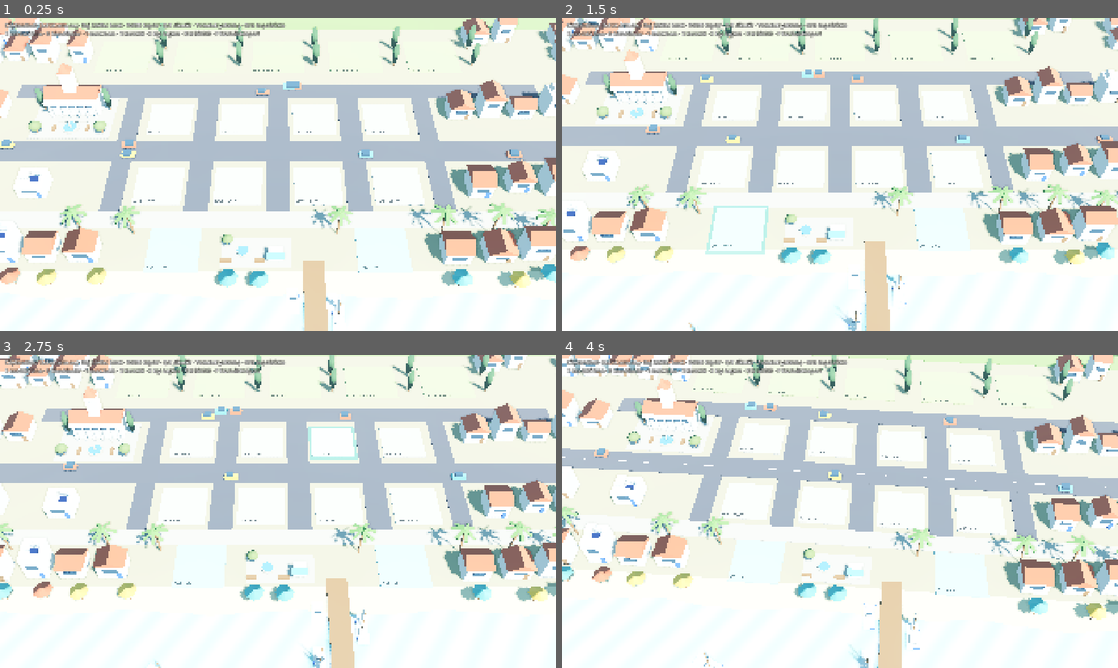
Above: before the commit, frames 1-4 (two rows, left to right).
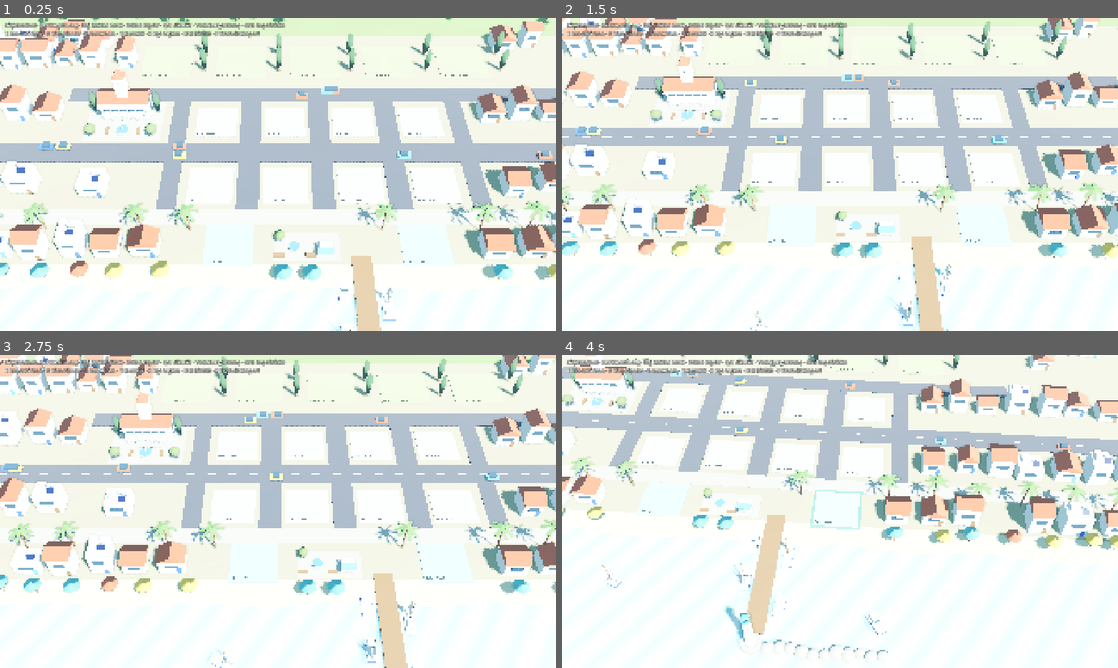
Above: after the commit, the same moments.

Repository: isikramazanoglu/antalya-2040
Game: Godot game, scene res://scenes/dev/CitySandbox.tscn
Two runs of this game, one before a commit and one after it. Both use one fixed random seed, a clock stepped at 60 frames per second and the inputs below. This scene is started directly instead of the project's main scene.
Inputs (mouse positions are in pixels of both pictures, inside the frame that each line leads up to):
- Up to frame 1 (0.25 s): no input
- Up to frame 2 (1.5 s): tap Enter at 0.5 s; move the mouse to (962, 158) at 0.52 s; tap S (cam_back) at 0.6 s; click (962, 158) at 0.67 s; drag from (728, 190) to (812, 237) at 1.27 s
- Up to frame 3 (2.75 s): move the mouse to (333, 442) at 2.02 s; tap A (cam_left) at 2.1 s; click (333, 442) at 2.17 s
- Up to frame 4 (4 s): drag from (812, 574) to (673, 464) at 2.77 s; move the mouse to (1006, 558) at 3.52 s; tap Q (cam_rotate_left) at 3.6 s; click (1006, 558) at 3.67 s

The runs differ from the first frame. In frame 1, 35% of the frame differs, in the area x 0-100%, y 0-100%; in frame 2, 34%; in frame 3, 34%; in frame 4, 42%.

Commit message:
world: seçilen arsayı panellerin arkasından çıkaran kamera, açılış kadrajı
- CameraRig.bring_into_view: arsa ekranın güvenli alanı (safe_area) dışındaysa kamera yumuşakça kayar
- CityWorld seçimden sonra çağırır; inşaat paneli, sol kaynak paneli ve alt çubuk arsayı kapatmaz
- Açılış kadrajı sol panel payı kadar sağa kaydırıldı, biraz uzaklaştırıldı

Co-Authored-By: Claude Opus 5.5 <noreply@anthropic.com>

Diff:
--- a/scenes/world/CameraRig.tscn
+++ b/scenes/world/CameraRig.tscn
@@ -9,7 +9,7 @@
 transform = Transform3D(1, 0, 0, 0, 0.642788, 0.766044, 0, -0.766044, 0.642788, 0, 0, 0)
 
 [node name="Camera3D" type="Camera3D" parent="Pitch"]
-transform = Transform3D(1, 0, 0, 0, 1, 0, 0, 0, 1, 0, 0, 70)
+transform = Transform3D(1, 0, 0, 0, 1, 0, 0, 0, 1, 0, 0, 74)
 current = true
 fov = 32.0
 near = 0.5
--- a/scenes/world/CityWorld.tscn
+++ b/scenes/world/CityWorld.tscn
@@ -77,7 +77,7 @@
 directional_shadow_max_distance = 160.0
 
 [node name="CameraRig" parent="." instance=ExtResource("2_CameraRig")]
-transform = Transform3D(1, 0, 0, 0, 1, 0, 0, 0, 1, 0, 0, 0)
+transform = Transform3D(1, 0, 0, 0, 1, 0, 0, 0, 1, -6, 0, 0)
 
 [node name="Terrain" type="StaticBody3D" parent="."]
 collision_mask = 0
--- a/scripts/world/camera_rig.gd
+++ b/scripts/world/camera_rig.gd
@@ -15,6 +15,9 @@
 ## Yumuşatma hızı; büyüdükçe kamera hedefe daha çabuk varır.
 @export var smoothing := 8.0
 @export var drag_sensitivity := 0.0022
+## Ekranın arayüz panellerince kapatılmayan kısmı (oran olarak x, y, genişlik, yükseklik).
+## Seçilen arsa bunun dışında kalırsa kamera onu içeri kaydırır.
+@export var safe_area := Rect2(0.23, 0.1, 0.48, 0.76)
 
 @onready var _camera: Camera3D = $Pitch/Camera3D
 
@@ -67,6 +70,29 @@
 	_target_pos = Vector3(point.x, position.y, point.z)
 
 
+## Nokta ekranın güvenli alanı dışındaysa kamerayı kaydırıp alanın ortasına getirir; içindeyse dokunmaz.
+func bring_into_view(point: Vector3) -> void:
+	var view := get_viewport().get_visible_rect().size
+	var safe := Rect2(safe_area.position * view, safe_area.size * view)
+	var screen := _camera.unproject_position(point)
+	if safe.has_point(screen) and not _camera.is_position_behind(point):
+		return
+	var from = _ground_at(screen)
+	var to = _ground_at(safe.get_center())
+	if from != null and to != null:
+		_target_pos += from - to
+
+
+## Ekran noktasının y = 0 zemin düzlemindeki karşılığı; düzleme bakmıyorsa null.
+func _ground_at(screen: Vector2) -> Variant:
+	var origin := _camera.project_ray_origin(screen)
+	var dir := _camera.project_ray_normal(screen)
+	if dir.y > -0.01:
+		return null
+	var hit := origin + dir * (-origin.y / dir.y)
+	return Vector3(hit.x, 0.0, hit.z)
+
+
 func _flat_right() -> Vector3:
 	return Vector3(global_basis.x.x, 0.0, global_basis.x.z).normalized()
 
--- a/scripts/world/city_world.gd
+++ b/scripts/world/city_world.gd
@@ -10,6 +10,7 @@
 
 @onready var _plots: Node3D = $Plots
 @onready var _fx: DisasterFX = $DisasterFX
+@onready var _camera_rig: CameraRig = $CameraRig
 
 var _selected: BuildPlot
 var _hovered: BuildPlot
@@ -110,6 +111,8 @@
 	_selected = plot
 	plot.set_selected(true)
 	EventBus.plot_selected.emit(plot.plot_id, plot.plot_kind, plot.is_empty())
+	# Arsa inşaat panelinin veya diğer panellerin arkasında kalmasın.
+	_camera_rig.bring_into_view(plot.global_position)
 
 
 func _deselect() -> void:
